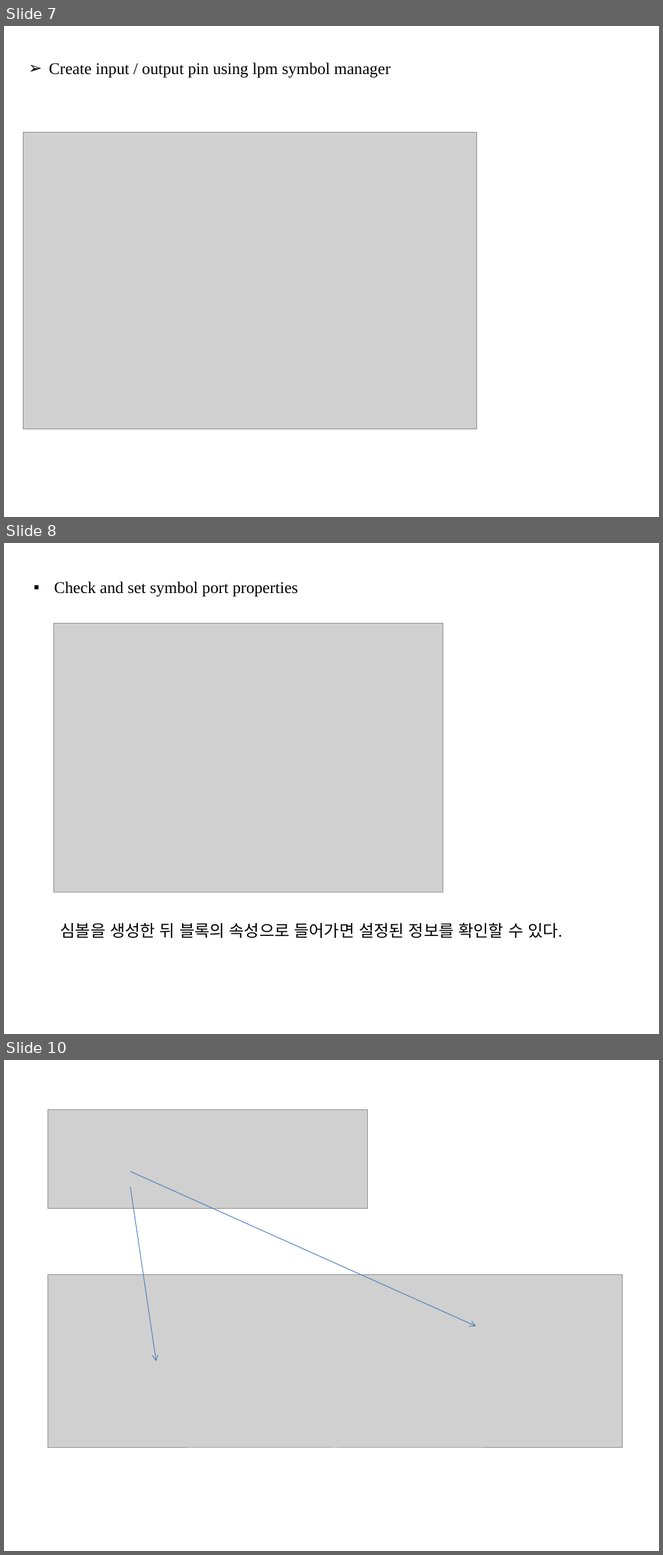
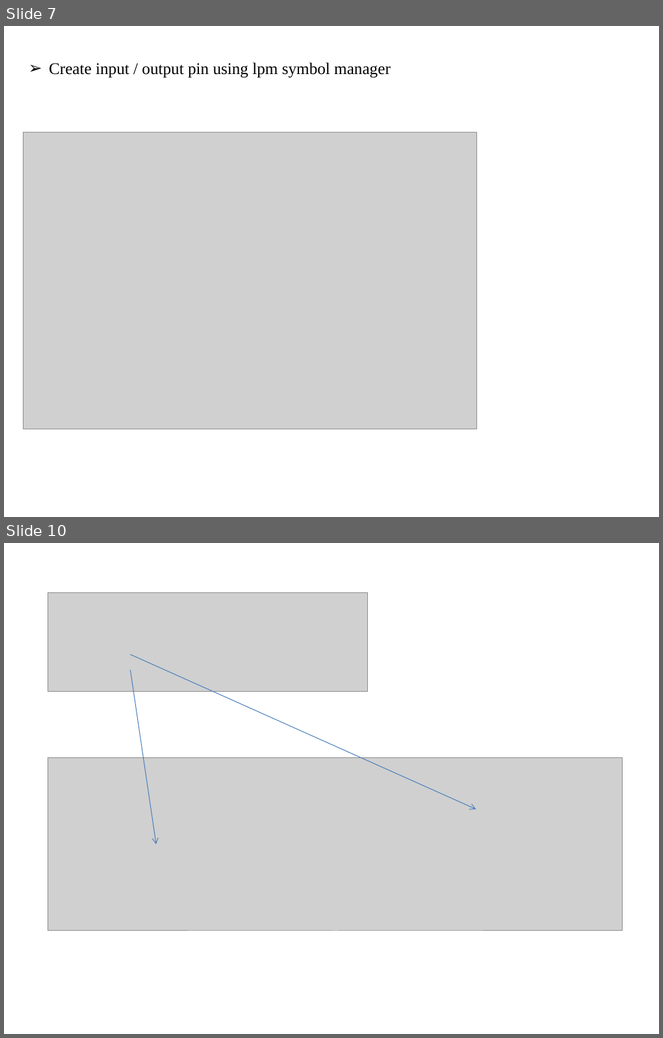
Before and after one commit to JAICHANGPARK/DE2_DOCKER_FPGA, a slide deck: presentation/20181017/FPGA LPM Component.pptx. Shown one above the other, each under a label of ours: slides 7, 8 and 10 before the commit, slides 7 and 10 after it; the slides between them are not shown. The pictures are 663x1555 and 663x1038 pixels, drawn with LibreOffice and Linux fonts; fonts in the diff are those of the drawing; grey boxes stand for pictures. Boxes give left, top, right and bottom in pixels: in the first picture for what was removed or moved away, otherwise in the second. Text is boxed around its words. In the diff, an @@ line names an element or a change of style, - is before the commit and + after.

```diff
--- a/presentation/20181017/FPGA LPM Component.pptx
+++ b/presentation/20181017/FPGA LPM Component.pptx
@@ slide 8 removed at (4,543,659,1034), background #FFFFFF @@
@@ text removed at (54,581,298,597) @@
-▪ Check and set symbol port properties
@@ picture removed at (54,624,443,892) @@
@@ text removed at (61,923,562,938) @@
-심볼을 생성한 뒤 블록의 속성으로 들어가면 설정된 정보를 확인할 수 있다.
```
Also in this commit, not shown: 5 slides changed, 10 slides added, 5 other slides removed.
